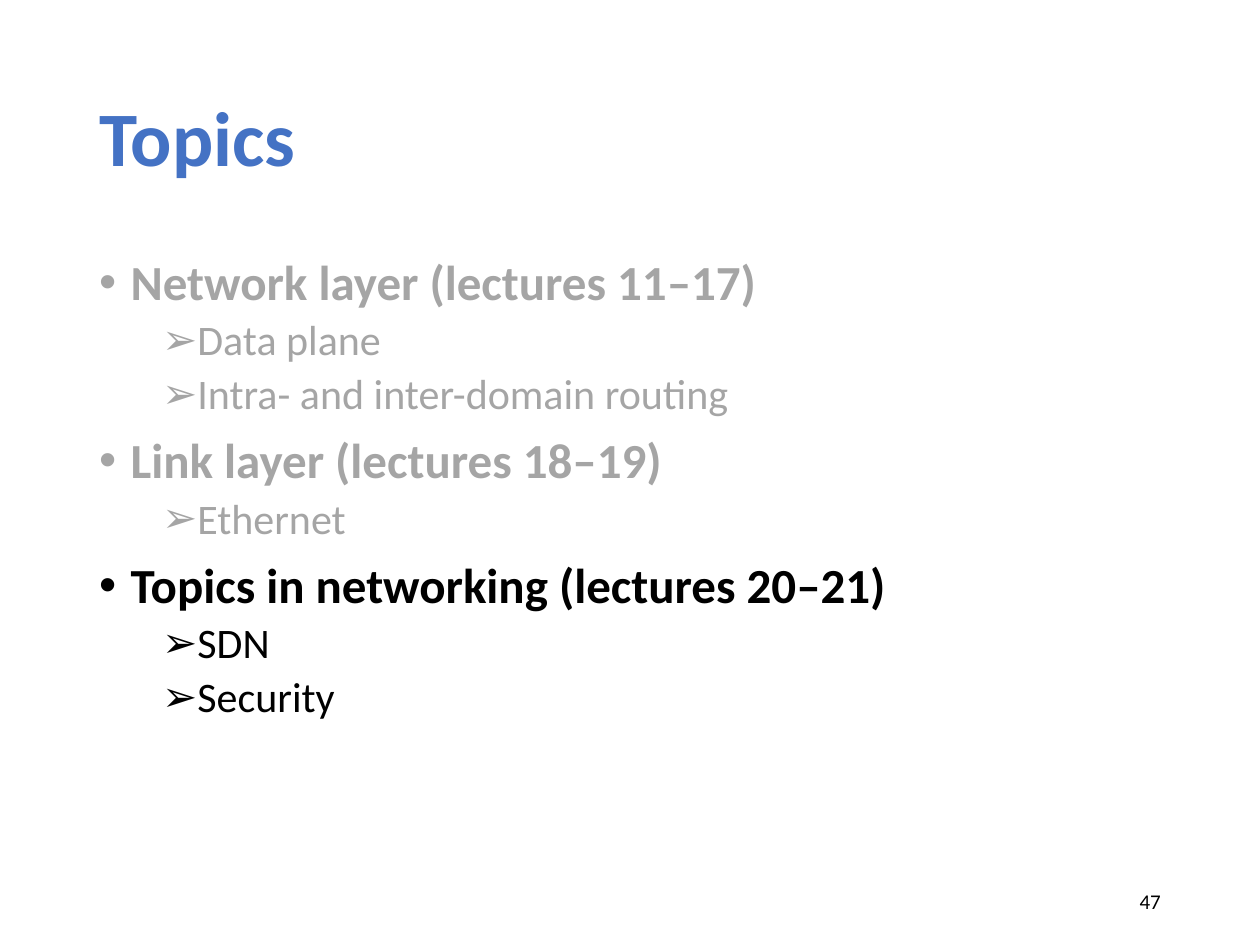
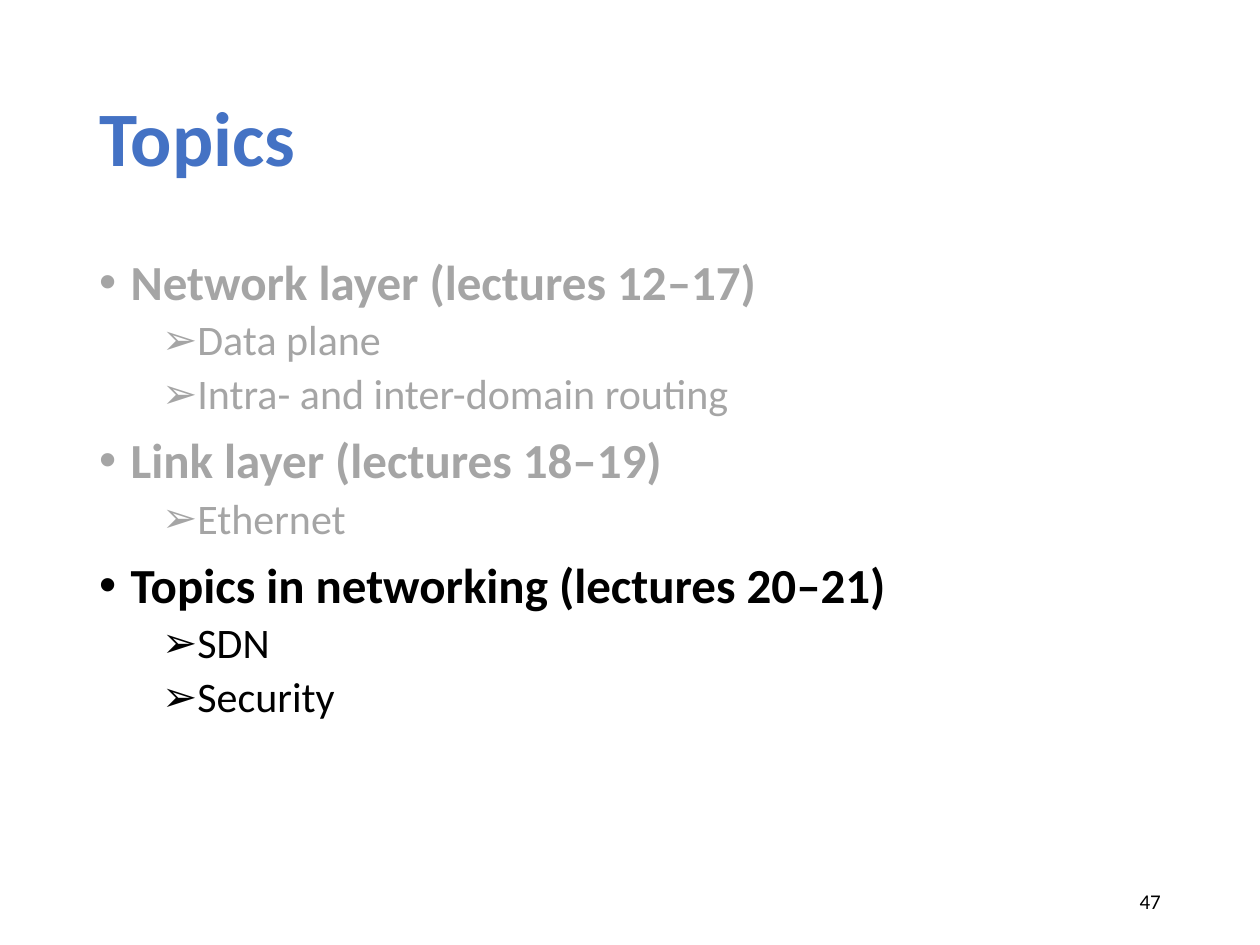
Before and after one commit to xinjin/course-net, a slide deck: slide 47 of slides/Final_review.pptx. Drawn at 1260x945 pixels with LibreOffice and Linux fonts; fonts in the diff are those of the drawing. Boxes give left, top, right and bottom in pixels: in the first picture for what was removed or moved away, otherwise in the second. Text is boxed around its words. In the diff, an @@ line names an element or a change of style, - is before the commit and + after.

```diff
--- a/slides/Final_review.pptx
+++ b/slides/Final_review.pptx
@@ text at [131,264,756,308]: text changed @@
-• Network layer (lectures 11–17)
+• Network layer (lectures 12–17)
```
Also in this commit, not shown: 2 other slides changed.
